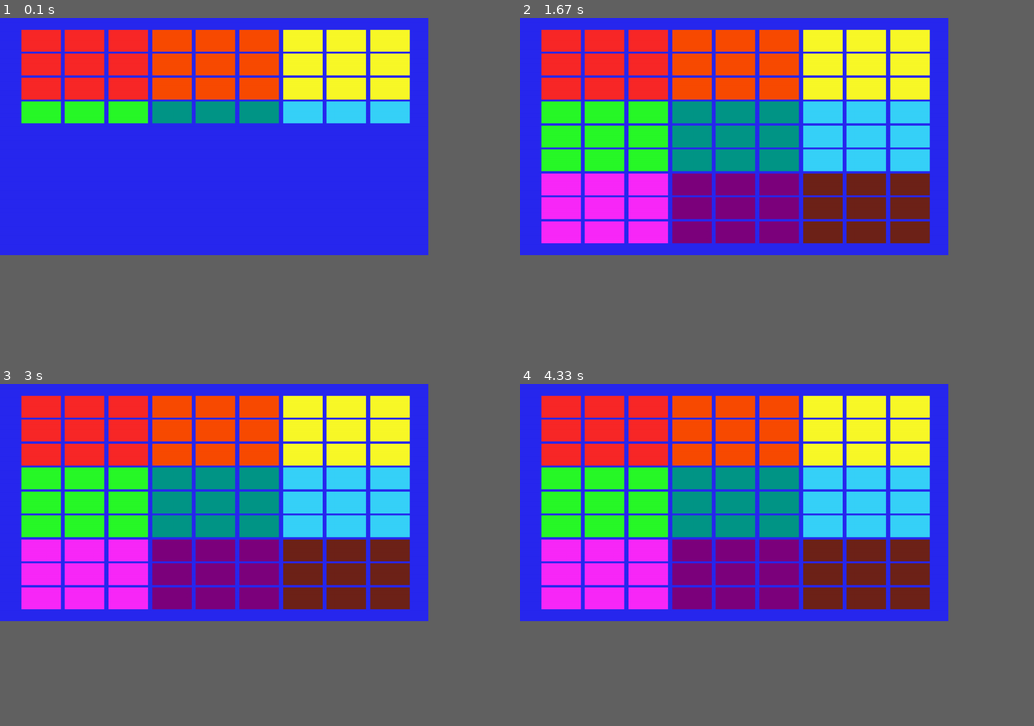
Above: before the commit, frames 1-4 (two rows, left to right).
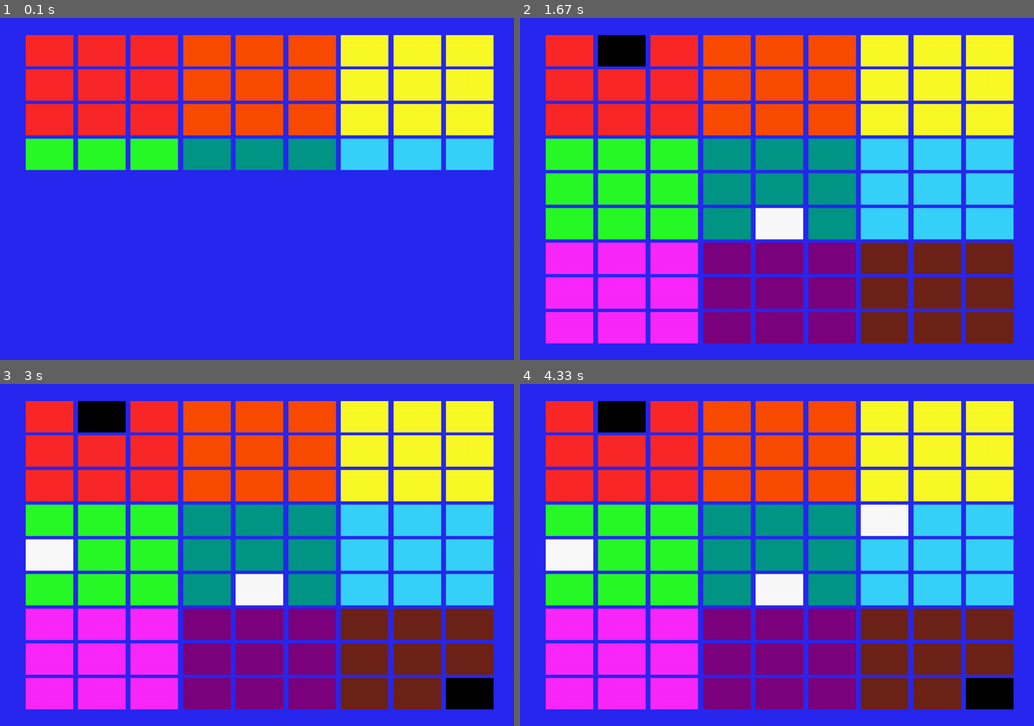
Above: after the commit, the same moments.

Repository: Dilosch03/Reto_Programacion
Game: pygame game, started from game.py
The game is run twice, just before and just after one commit, with the same random seed, the same clock (stepped at 60 frames per second) and the same inputs.
Inputs (mouse positions are in pixels of both pictures, inside the frame that each line leads up to):
- Up to frame 1 (0.1 s): no input
- Up to frame 2 (1.67 s): click (782, 209) at 0.88 s; click (967, 308) at 1.22 s; click (643, 62) at 1.65 s
- Up to frame 3 (3 s): move the mouse to (71, 544) at 1.97 s; click (71, 544) at 2.23 s; move the mouse to (452, 684) at 2.53 s; click (452, 684) at 2.88 s
- Up to frame 4 (4.33 s): move the mouse to (879, 527) at 3.37 s; click (879, 527) at 3.77 s; move the mouse to (936, 548) at 4.3 s
In our replay, the window is 750x416 before the commit and 900x600 after it. These sizes can differ from the game's own. Grey fills any space a smaller window leaves; there, only what the larger window draws over its background counts as a difference.

The runs differ from the first frame. In frame 1, 27% of the frame differs, in the area x 4-97%, y 3-45%; in frame 2, 67%; in frame 3, 67%; in frame 4, 68%, in the area x 4-97%, y 3-96%.

Commit message:
Juego Base completo

Diff:
--- a/game.py
+++ b/game.py
@@ -3,8 +3,8 @@
 import os
 
 
-ALTURA = 500
-LARGO = 900
+ALTURA = 720
+LARGO = 1080
 WINDOW = pg.display.set_mode((LARGO,ALTURA))
 FPS = 60
 BOXZONESIZE = [LARGO-int(LARGO*0.05)*2, ALTURA-int(ALTURA*0.05)*2]
@@ -12,6 +12,9 @@
 PATH=os.getcwd()
 
 BLUE = (40,40,240)
+
+WHITE = (250,250,250)
+BLACK = (0,0,0)
 
 RED = (250,40,40)
 ORANGE = (250,75,0)
@@ -23,6 +26,7 @@
 BROWN = (110, 35, 25)
 LIGHTBLUE = (55, 210, 250)
 
+teams = [WHITE,BLACK]
 
 COLORES = [BLUE,RED,ORANGE,YELLOW,GREEN,AQUA,LIGHTBLUE,PINK,PURPLE,BROWN]
 
@@ -31,10 +35,19 @@
     answer_matrix = []
     file = PATH + "/questions.txt"
     file = open(file)
+    file = file.read()
     for line in file:
         text = line.split(" ")
         question_matrix.append(text[0])
         answer_matrix.append(text[1])
+
+
+def update_box(index,turn,position,BOXSIZE):
+    _x = position[index][0]
+    _y =  position[index][1]
+
+    pg.draw.rect(WINDOW,teams[turn], pg.Rect(_x,_y,BOXSIZE[0],BOXSIZE[1]))
+    pg.display.flip()
 
 
 def click_in_box(position_matrix,mouse,BOXSIZE):
@@ -51,25 +64,31 @@
 
 
 def main():
+
     runinng = True
 
     clock = pg.time.Clock()
     TAMAÑO_TABLERO = [9,9]
-    BOXSIZE = [int(BOXZONESIZE[0]/TAMAÑO_TABLERO[0]),int(BOXZONESIZE[1]/TAMAÑO_TABLERO[1])]
-    BOXSIZE = [BOXSIZE[0]-BOXSIZE[0]*0.07,BOXSIZE[1]-BOXSIZE[1]*0.07]
+    BOXSIZE = [int(BOXZONESIZE[0] / TAMAÑO_TABLERO[0]),int(BOXZONESIZE[1] / TAMAÑO_TABLERO[1])]
+    BOXSIZE = [BOXSIZE[0] - BOXSIZE[0] * 0.07,BOXSIZE[1] - BOXSIZE[1] * 0.07]
     Scores = [0]*NUM_JUGADORES
 
     position_matrix = []
+    discard_index = []
+    tablero = ["N/A"] * 9
+    for i in range(len(tablero)):
+        tablero[i] = [["N/A","N/A","N/A"],["N/A","N/A","N/A"],["N/A","N/A","N/A"]]
+
 
 
     WINDOW.fill(BLUE)
 
-    for num_box in range(TAMAÑO_TABLERO[0]*TAMAÑO_TABLERO[1]):
+    for num_box in range(TAMAÑO_TABLERO[0] * TAMAÑO_TABLERO[1]):
         _x = int(LARGO * 0.05) + (int(BOXSIZE[0] * 0.1) + BOXSIZE[0]) * (num_box - TAMAÑO_TABLERO[0] * mth.floor(num_box / TAMAÑO_TABLERO[0]))
         _y = int(ALTURA * 0.05) + (int(BOXSIZE[1] * 0.1) + BOXSIZE[1]) * mth.floor(num_box / TAMAÑO_TABLERO[0])
 
         position_matrix.append([_x,_y])
-        colorid = mth.floor((mth.floor(num_box/3)-3*mth.floor(num_box/TAMAÑO_TABLERO[0]))+3*mth.floor(num_box/(3*TAMAÑO_TABLERO[0])))+1
+        colorid = mth.floor((mth.floor(num_box / 3) - 3 * mth.floor(num_box/TAMAÑO_TABLERO[0])) + 3 * mth.floor(num_box / (3 * TAMAÑO_TABLERO[0]))) + 1
         color = COLORES[colorid]
 
         pg.draw.rect(WINDOW,color, pg.Rect(_x,_y,BOXSIZE[0],BOXSIZE[1]))
@@ -77,30 +96,97 @@
 
 
     pg.display.update()
+    turn = 0
     while runinng:
         clock.tick(FPS)
         draw = False
+
         for event in pg.event.get():
+
             if event.type == pg.QUIT:
                 runinng = False
                 break
+
             elif event.type == pg.MOUSEBUTTONDOWN:
                 draw = True
+                pg.font.init()
+                my_font = pg.font.SysFont('Comic Sans MS', 30)
                 mouse = pg.mouse.get_pos()
+
                 index = click_in_box(position_matrix,mouse,BOXSIZE)
+
+                if index == None or (index in discard_index):
+                    break
+
+                big_matrix = mth.floor(index / 3) - 3 * mth.floor(index/TAMAÑO_TABLERO[0]) + 3 * mth.floor(index / (3 * TAMAÑO_TABLERO[0]))
+                smol_matrix = [(index - TAMAÑO_TABLERO[0] * mth.floor(index / TAMAÑO_TABLERO[0]) - 3 * mth.floor((index - TAMAÑO_TABLERO[0] * mth.floor(index / TAMAÑO_TABLERO[0]))/3)),mth.floor(index / TAMAÑO_TABLERO[0]) - 3 * mth.floor((index / TAMAÑO_TABLERO[0]) / 3)]
+
+                tablero[big_matrix][smol_matrix[0]][smol_matrix[1]] = turn
+                check = False
+                for l in range(7):
+                    if l < 3:
+                        check = ((tablero[big_matrix][l][0] == turn) and (tablero[big_matrix][l][2] == turn) and (tablero[big_matrix][l][1] == turn))
+                        if check:
+                            break
+                    elif l < 6:
+                        l = l-3
+                        check = ((tablero[big_matrix][0][l] == turn) and (tablero[big_matrix][2][l] == turn) and (tablero[big_matrix][1][l] == turn))
+                        if check:
+                            break
+                    else:
+                        check = ((tablero[big_matrix][0][0] == turn) and (tablero[big_matrix][2][2] == turn) and (tablero[big_matrix][1][1] == turn))
+                        if check:
+                            break
+                        check = ((tablero[big_matrix][0][2] == turn) and (tablero[big_matrix][2][0] == turn) and (tablero[big_matrix][1][1] == turn))
+
+                if check:
+                    for i in range(9):
+                        id = mth.floor(((i - 3 * mth.floor(i / 3)) + TAMAÑO_TABLERO[0] * mth.floor(i / 3)) + 3 * (big_matrix-3*mth.floor(big_matrix/3)) + (3 * TAMAÑO_TABLERO[0] * mth.floor(big_matrix / 3)))
+                        update_box(id,turn,position_matrix,BOXSIZE)
+                    tablero[big_matrix] = turn
+
+                    for l in range(7):
+                        if l < 3:
+                            check = ((isinstance(tablero[l],int)) and (isinstance(tablero[l + 5],int)) and (isinstance(tablero[l + 2],int)))
+                            if check:
+                                check = ((tablero[l] == turn) and (tablero[l + 5] == turn) and (tablero[l + 2] == turn))
+                                if check:
+                                    break
+                        elif l < 6:
+                            j = l-2+2*(l-3)
+                            check = ((isinstance(tablero[j - 1],int)) and (isinstance(tablero[j + 1],int)) and (isinstance(tablero[j],int)))
+                            if check:
+                                check = ((tablero[j] == turn) and (tablero[j - 1] == turn) and (tablero[j + 1] == turn))
+                                if check:
+                                    break
+                        else:
+                            check = ((isinstance(tablero[0],int)) and (isinstance(tablero[7],int)) and (isinstance(tablero[4],int)))
+                            if check:
+                                check = ((tablero[0] == turn) and (tablero[7] == turn) and (tablero[4] == turn))
+                                if check:
+                                    break
+                            check = ((isinstance(tablero[2],int)) and (isinstance(tablero[6],int)) and (isinstance(tablero[4],int)))
+                            if check:
+                                check = ((tablero[2] == turn) and (tablero[6] == turn) and (tablero[4] == turn))
+
+                    if(check):
+                        tablero = turn
+
+
+
+                update_box(index,turn,position_matrix,BOXSIZE)
+
+                discard_index.append(index)
+                turn = abs(turn-1)
 
 
         if draw:
             pg.display.update()
 
-
-
-
-
-
-
-
-
+        if (isinstance(tablero,int)):
+            for i in range(len(position_matrix)):
+                update_box(i,abs(turn - 1),position_matrix,BOXSIZE)
+            pg.display.update()
 
 
     pg.quit()
